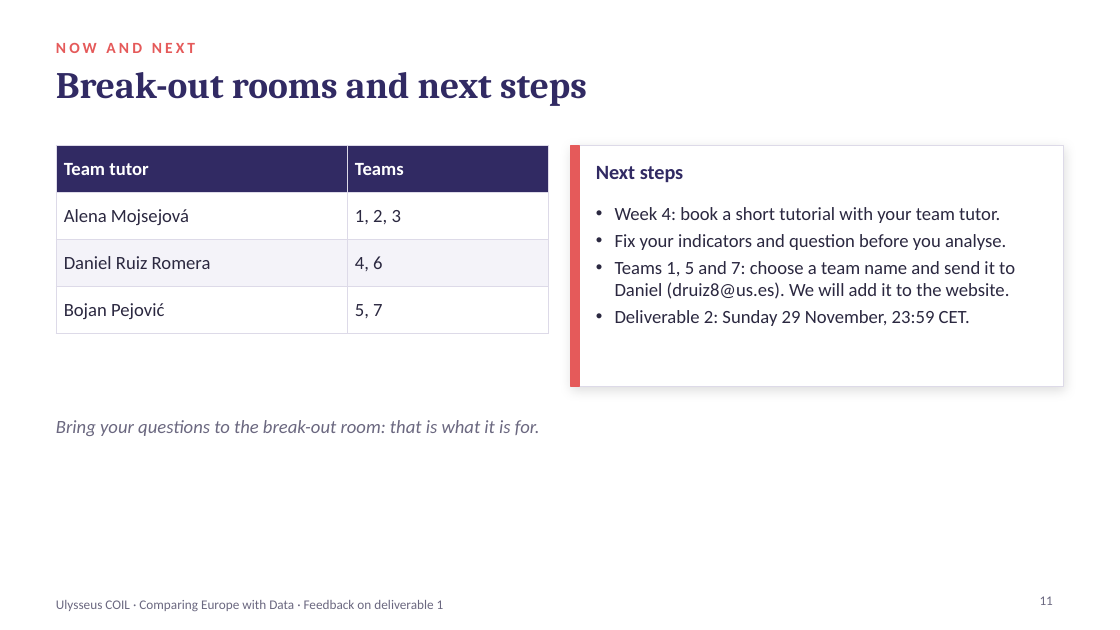
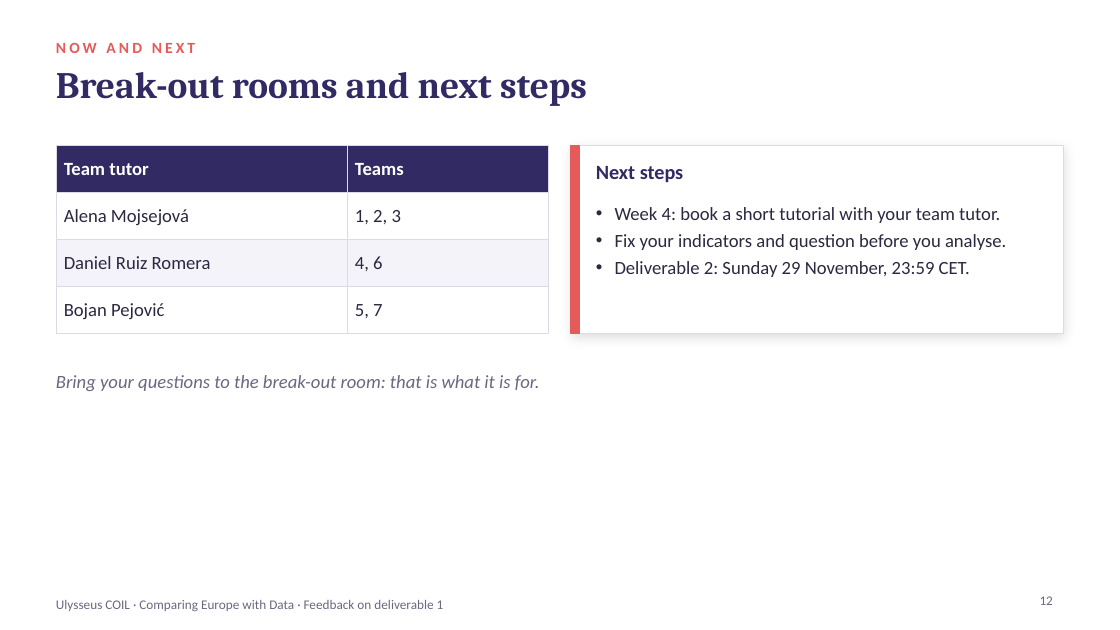
Before and after one commit to coil-europe/coil-europe.github.io, a slide deck: slide 12 of docs/slides/COIL_2_feedback_deliverable1.pptx (slide 11 before the commit). Drawn at 1120x630 pixels with LibreOffice and Linux fonts; fonts in the diff are those of the drawing. Boxes give left, top, right and bottom in pixels: in the first picture for what was removed or moved away, otherwise in the second. Text is boxed around its words. In the diff, an @@ line names an element or a change of style, - is before the commit and + after.

```diff
--- a/docs/slides/COIL_2_feedback_deliverable1.pptx
+++ b/docs/slides/COIL_2_feedback_deliverable1.pptx
@@ rectangle: place and size @@
-rectangle at [571, 146, 1064, 386]
+rectangle at [571, 146, 1064, 334]
@@ rectangle: place and size @@
-rectangle at [571, 146, 579, 386]
+rectangle at [571, 146, 579, 334]
@@ text at [615, 261, 1015, 299]: paragraph removed @@
-• Teams 1, 5 and 7: choose a team name and send it to Daniel (druiz8@us.es). We will add it to the website.
@@ text "Bring your questions to the ...": place and size @@
-text "Bring your questions to the ..." at [56, 420, 540, 436]
+text "Bring your questions to the ..." at [56, 375, 540, 391]
@@ page number at [1040, 596, 1053, 605]: text changed @@
-11
+12
```
Also in this commit, not shown: 1 slide added, 1 other file.
